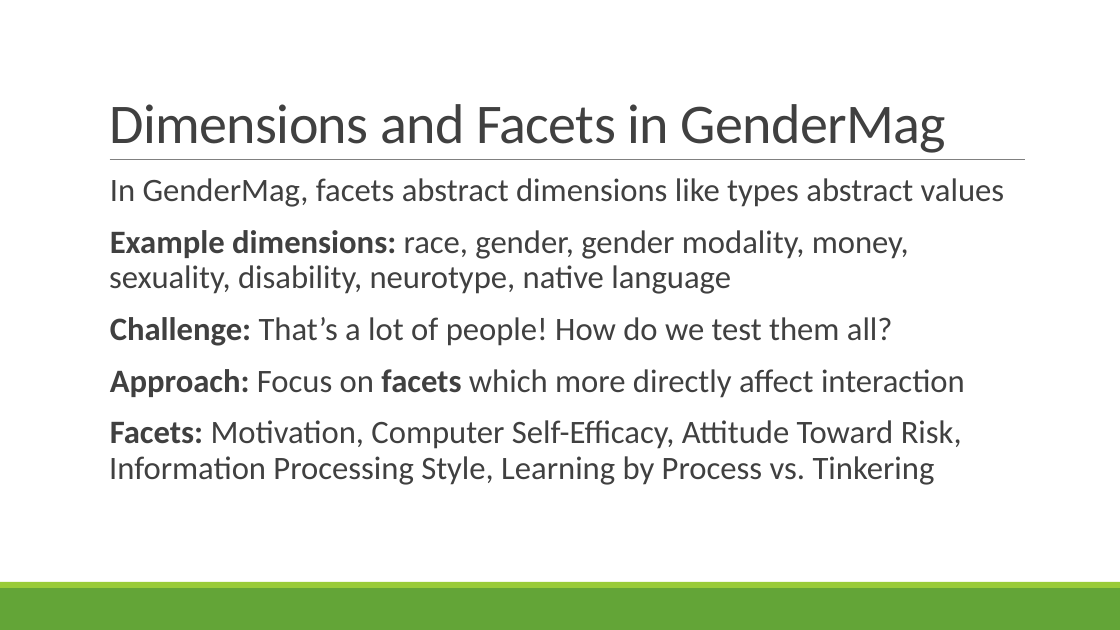
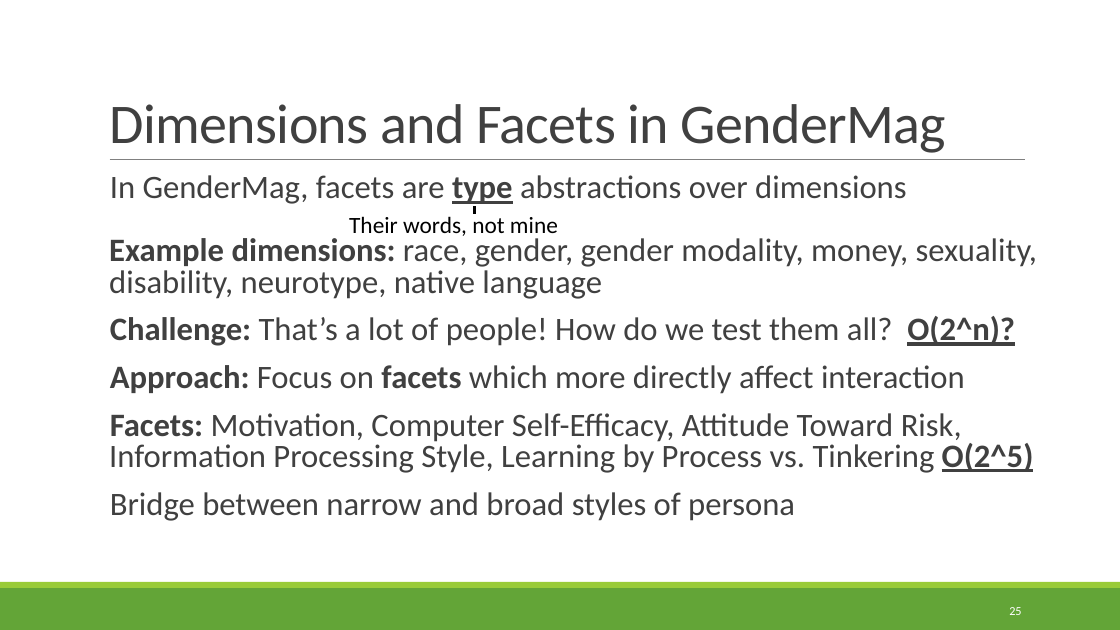
Before and after one commit to rbohrer/pl-course, a slide deck: slide 25 of LectureSlides/10GenderDisability.pptx (slide 23 before the commit). Drawn at 1120x630 pixels with LibreOffice and Linux fonts; fonts in the diff are those of the drawing. Boxes give left, top, right and bottom in pixels: in the first picture for what was removed or moved away, otherwise in the second. Text is boxed around its words. In the diff, an @@ line names an element or a change of style, - is before the commit and + after.

```diff
--- a/LectureSlides/10GenderDisability.pptx
+++ b/LectureSlides/10GenderDisability.pptx
@@ text at (109,175,1038,346): text changed @@
-  In GenderMag, facets abstract dimensions like types abstract values
-  Example dimensions: race, gender, gender modality, money, sexuality, disability, neurotype, native language
-  Challenge: That’s a lot of people! How do we test them all?
+  In GenderMag, facets are type abstractions over dimensions
+  Example dimensions: race, gender, gender modality, money, sexuality, disability, neurotype, native language
+  Challenge: That’s a lot of people! How do we test them all? O(2^n)?
@@ line added from (475, 214) to (475, 206), #000000 2.25 pt @@
@@ text added at (349,213,558,239), 20 pt, text #000000 @@
+Their words, not mine
@@ text at (110,365,965,394): line spacing 0.9 to 0.8 @@
@@ text at (109,413,1034,521): text changed @@
-  Facets: Motivation, Computer Self-Efficacy, Attitude Toward Risk, Information Processing Style, Learning by Process vs. Tinkering
+  Facets: Motivation, Computer Self-Efficacy, Attitude Toward Risk, Information Processing Style, Learning by Process vs. Tinkering O(2^5)
+  Bridge between narrow and broad styles of persona
@@ page number added at (1009,607,1021,615), 10.5 pt, text #FFFFFF @@
+25
```
Also in this commit, not shown: 49 other slides changed, 5 slides added.
